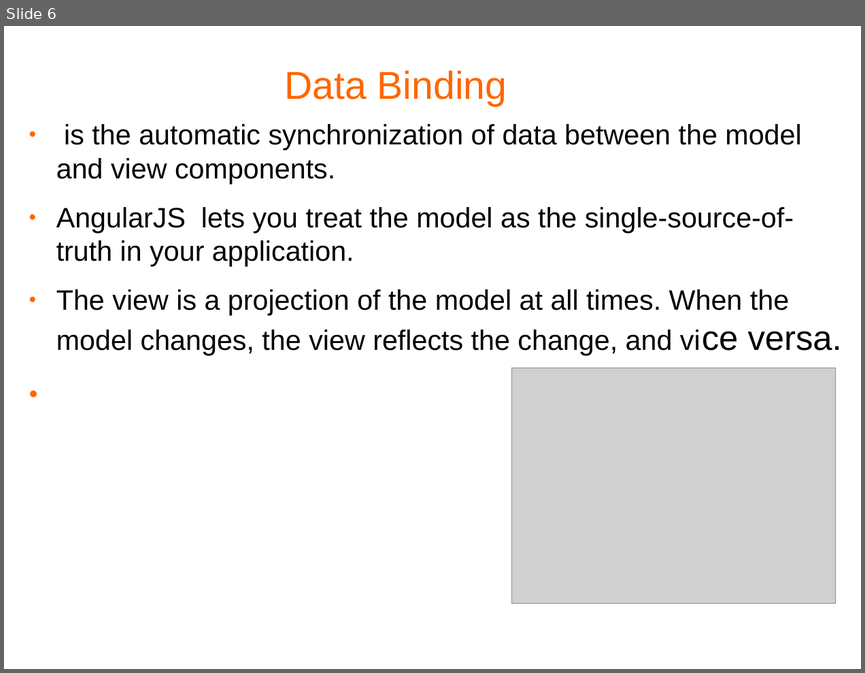
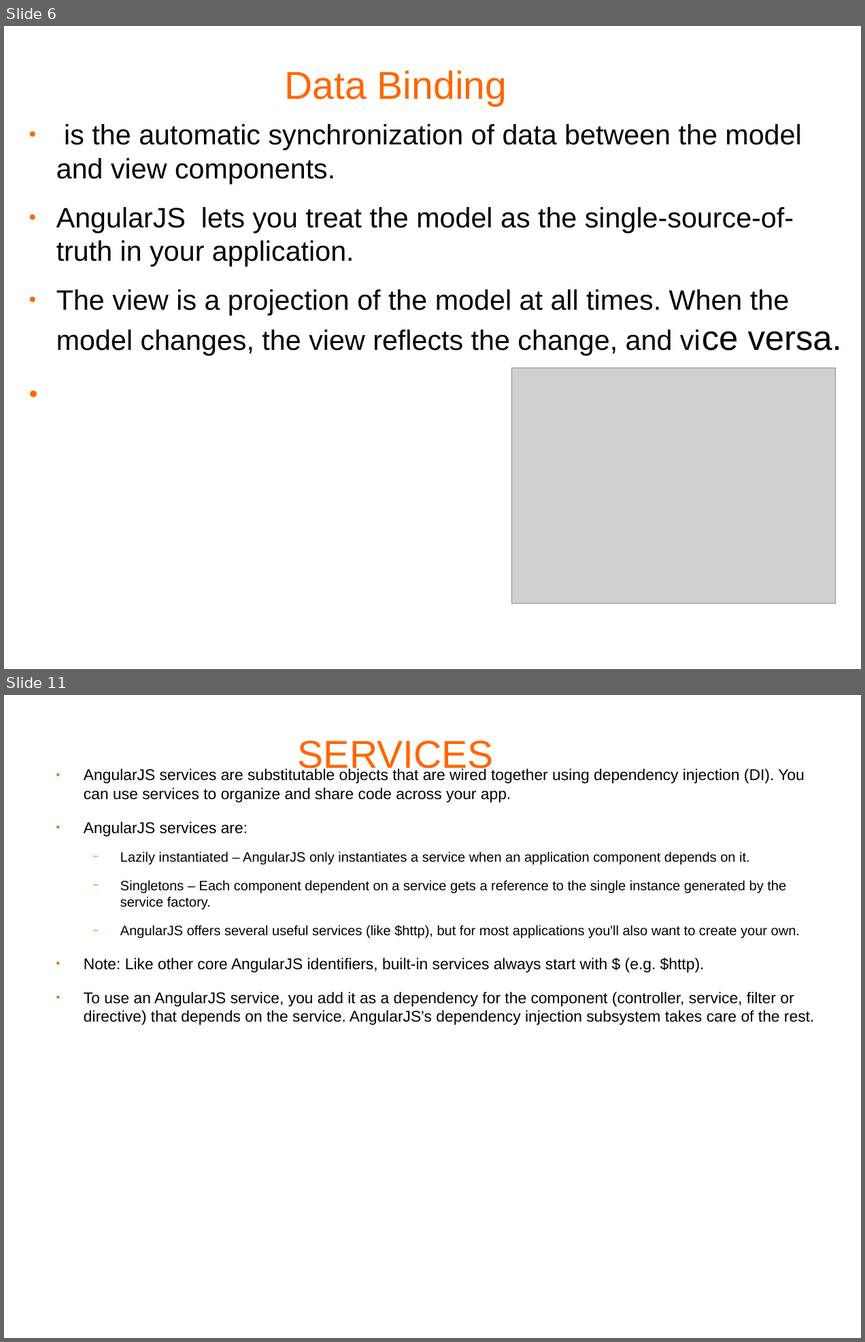
Before and after one commit to mphobwcodes/AngularJSExamples, a slide deck: RealAngularSite/AngularJS.pptx. Shown one above the other, each under a label of ours: slide 6 before the commit, slides 6 and 11 after it; the slides between them are not shown. The pictures are 865x673 and 865x1342 pixels, drawn with LibreOffice and Linux fonts; fonts in the diff are those of the drawing; grey boxes stand for pictures; background and template pictures are left out. Boxes give left, top, right and bottom in pixels: in the first picture for what was removed or moved away, otherwise in the second. Text is boxed around its words. In the diff, an @@ line names an element or a change of style, - is before the commit and + after.

```diff
--- a/RealAngularSite/AngularJS.pptx
+++ b/RealAngularSite/AngularJS.pptx
@@ slide 11 added at bbox=[4, 695, 861, 1338], background #FFFFFF @@
@@ text added at bbox=[298, 741, 494, 775], 36 pt, text #FF6600 @@
+SERVICES
@@ text added at bbox=[84, 768, 814, 1025], 14.4 pt, text #000000 @@
+● AngularJS services are substitutable objects that are wired together using dependency injection (DI). You can use services to organize and share code across your app.
+● AngularJS services are:
+  − Lazily instantiated – AngularJS only instantiates a service when an application component depends on it.
+  − Singletons – Each component dependent on a service gets a reference to the single instance generated by the service factory.
+  − AngularJS offers several useful services (like $http), but for most applications you'll also want to create your own.
+● Note: Like other core AngularJS identifiers, built-in services always start with $ (e.g. $http).
+● To use an AngularJS service, you add it as a dependency for the component (controller, service, filter or directive) that depends on the service. AngularJS's dependency injection subsystem takes care of the rest.
```
Also in this commit, not shown: 2 slides changed, 9 other slides added, 2 slides removed, 4 other files.
